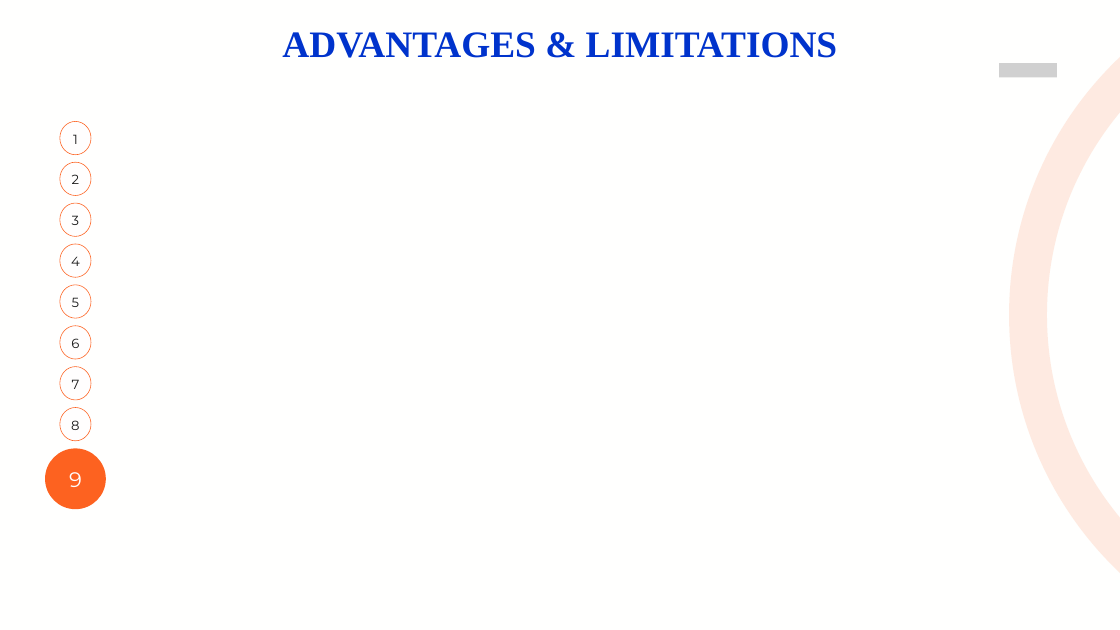
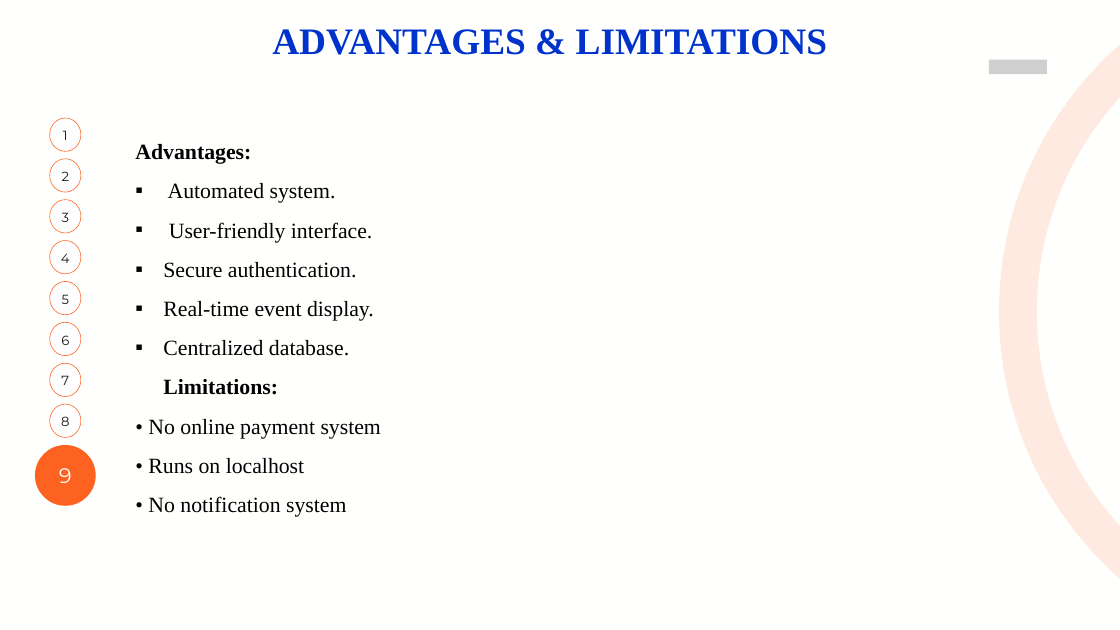
Before and after one commit to mprem27/Full-stack-web-developement, a slide deck: slide 15 of FSAD-PPT_Project_1 .pptx. Drawn at 1120x630 pixels with LibreOffice and Linux fonts; fonts in the diff are those of the drawing; grey boxes stand for pictures. Boxes give left, top, right and bottom in pixels: in the first picture for what was removed or moved away, otherwise in the second. Text is boxed around its words. In the diff, an @@ line names an element or a change of style, - is before the commit and + after.

```diff
--- a/FSAD-PPT_Project_1 .pptx
+++ b/FSAD-PPT_Project_1 .pptx
@@ text added at [135,144,381,517], 28 pt, text #000000 @@
+Advantages:
+▪ Automated system.
+▪ User-friendly interface.
+▪ Secure authentication.
+▪ Real-time event display.
+▪ Centralized database.
+  Limitations:
+• No online payment system
+• Runs on localhost
+• No notification system
@@ 10 texts, 10 freeform shapes, 1 picture: place and size @@
-10 texts, 10 freeform shapes, 1 picture at [45,0,1120,630]
+10 texts, 10 freeform shapes, 1 picture at [35,0,1120,630]
```
Also in this commit, not shown: 3 other slides changed, 39 other files.
